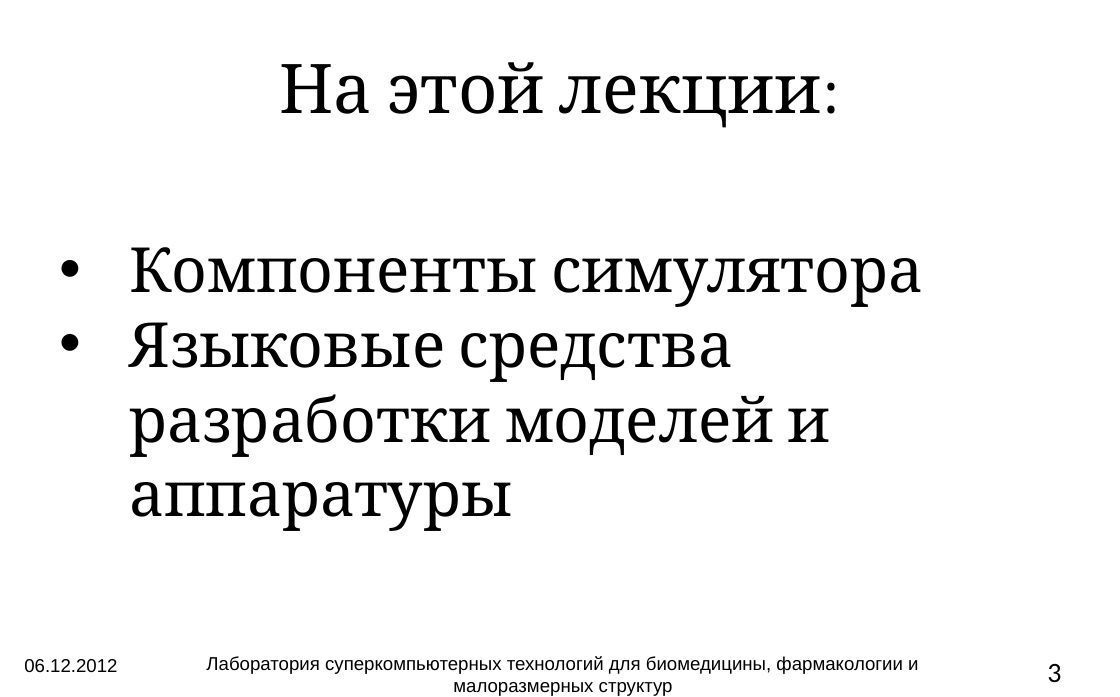
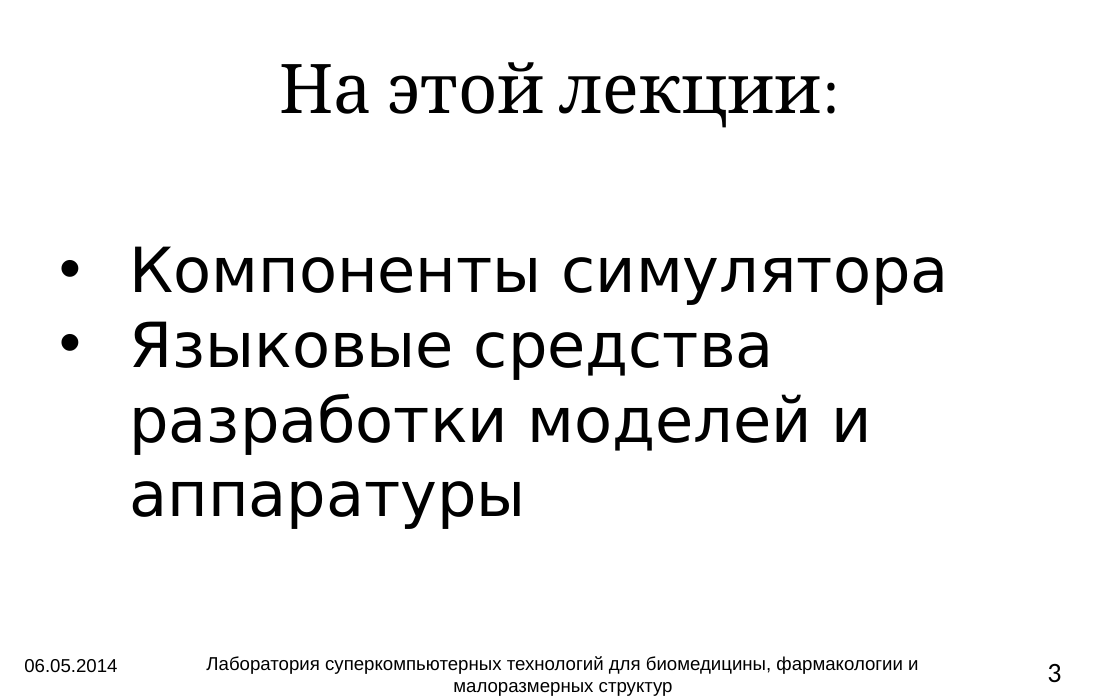
Before and after one commit to atakua/simlectures-archive, a slide deck: slide 3 of lecture12-languages/lecture12-languages.pptx. Drawn at 1120x697 pixels with LibreOffice and Linux fonts; fonts in the diff are those of the drawing; background and template pictures are left out. Boxes give left, top, right and bottom in pixels: in the first picture for what was removed or moved away, otherwise in the second. Text is boxed around its words. In the diff, an @@ line names an element or a change of style, - is before the commit and + after.

```diff
--- a/lecture12-languages/lecture12-languages.pptx
+++ b/lecture12-languages/lecture12-languages.pptx
@@ text "Компоненты симулятора" at (129, 246, 949, 529): font Cambria to DejaVu Sans @@
@@ text at (24, 659, 117, 673): text changed @@
-06.12.2012
+06.05.2014
```
Also in this commit, not shown: 18 other slides changed, 1 slide removed, 1 other file.
